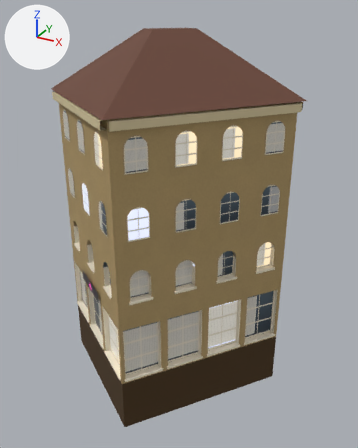
Two versions of the glTF model web/public/models/landmarks/langB_negresco.glb, one commit apart.
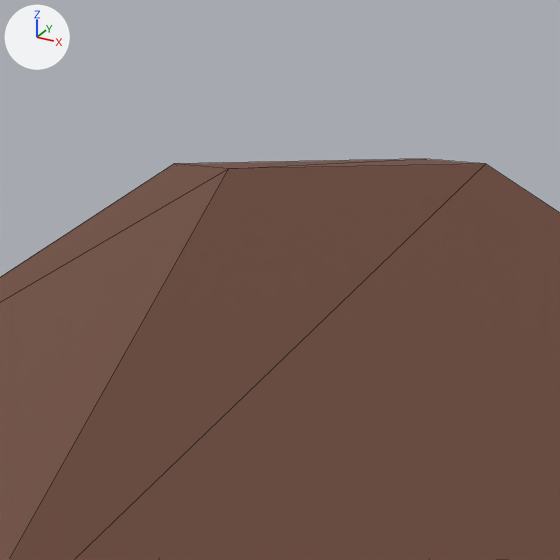
Old and new are each drawn whole from a 50 mm camera at (13.1, -22.9, 18.1) aimed at (0.5, 0.0, 6.6) and again close up on the part from 32% to 59% of the width and 0% to 22% of the height. Every picture has the same lights, and +X, +Y and +Z are marked at upper left. The older version's two pictures come first. The close-ups show mesh edges as thin lines. Where no turn or scale is listed for an object, it has been applied to the vertices. Vertices at exactly the same position are counted once.
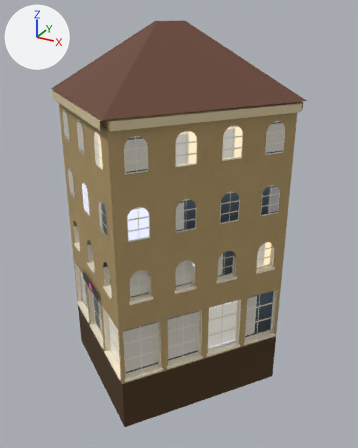
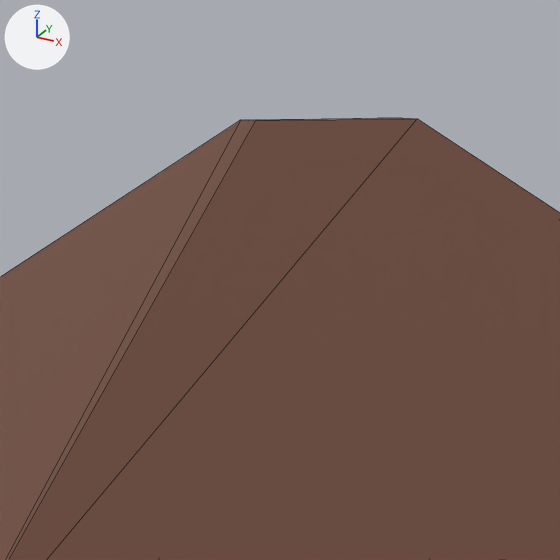
Where the newer file only moved an object's origin or applied its transform, the numbers keep the older frame.

The change, as a diff of the scene's bpy script:
```diff
--- a/web/public/models/landmarks/langB_negresco.glb.py
+++ b/web/public/models/landmarks/langB_negresco.glb.py
@@ me_mesh_0 @@
 # used by ob_mesh_0; location = (-6.79, 6.92, -3.0)
-me_mesh_0.from_pydata(...)  # 1002 vertices, 1136 faces; spans x 0.0..13.6, y -13.8..0.0, z 0.0..20.1
-me_mesh_0.vertices[994].co = (7.5, -13.8, 16.9)
-me_mesh_0.vertices[995].co = (13.6, -5.4, 16.9)
-me_mesh_0.vertices[996].co = (8.0, -6.3, 20.1)  # pixel (485, 163)
-me_mesh_0.vertices[997].co = (6.6, -8.2, 20.1)  # pixel (228, 168)
-me_mesh_0.vertices[998].co = (6.1, 0.0, 16.9)
-me_mesh_0.vertices[999].co = (7.0, -5.6, 20.1)  # pixel (424, 158)
-me_mesh_0.vertices[1000].co = (0.0, -8.5, 16.9)
-me_mesh_0.vertices[1001].co = (5.6, -7.5, 20.1)  # pixel (173, 163)
+me_mesh_0.from_pydata(...)  # 1002 vertices, 1136 faces; spans x 0.0..13.6, y -13.8..0.0, z 0.0..20.5
+# me_mesh_0 part 1
+me_mesh_0.vertices[994].co = (6.2, -7.4, 20.5)  # pixel (240, 119)
+me_mesh_0.vertices[995].co = (6.1, 0.0, 16.9)
+me_mesh_0.vertices[996].co = (0.0, -8.5, 16.9)
+me_mesh_0.vertices[997].co = (7.1, -6.2, 20.5)  # pixel (401, 117)
+me_mesh_0.vertices[998].co = (7.5, -13.8, 16.9)
+me_mesh_0.vertices[999].co = (6.5, -7.6, 20.5)  # pixel (255, 120)
+me_mesh_0.vertices[1000].co = (13.6, -5.4, 16.9)
+me_mesh_0.vertices[1001].co = (7.4, -6.4, 20.5)  # pixel (417, 118)
 me_mesh_0.materials.append(mat_wall)
```

Pixel boxes [x1, y1, x2, y2] of what changed, in the close-ups (560 x 560 px):
'Mesh_0', reshaped
    before: [0, 159, 560, 560]
    after: [0, 118, 560, 560]
